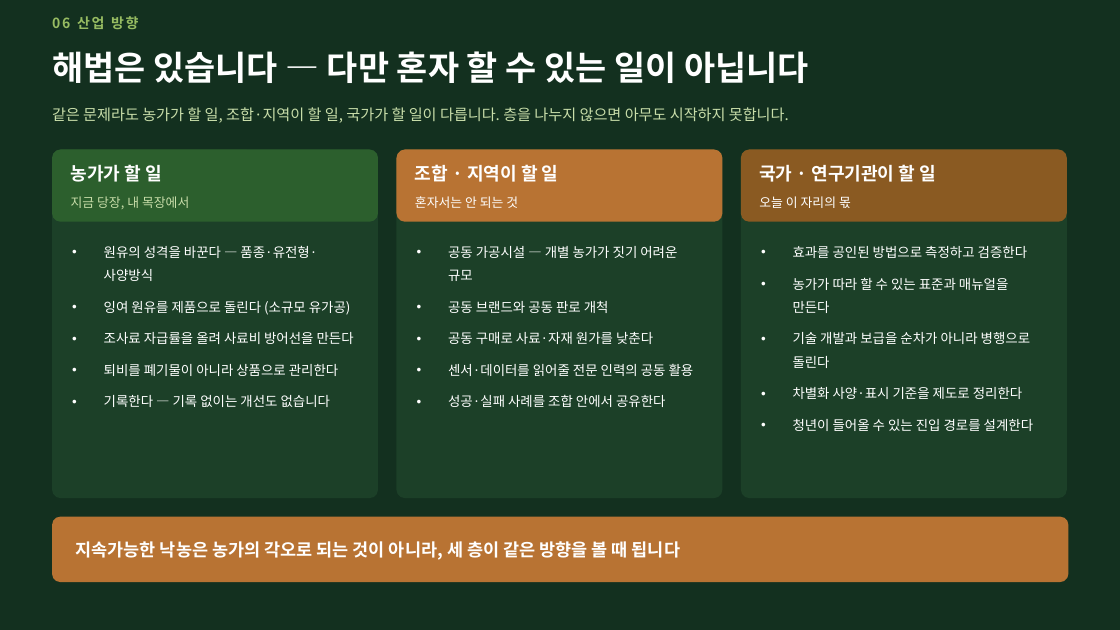
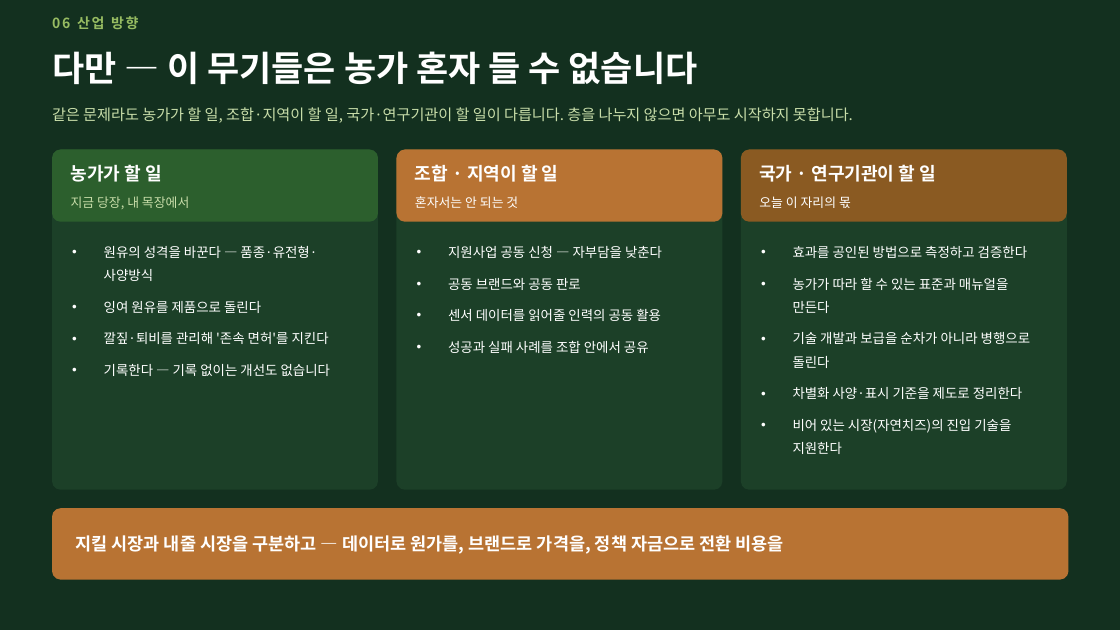
Before and after one commit to hhj3150/Dr-Ha--agent, a slide deck: slide 46 of deliverables/2026-08-10-nias-seminar/저지종_유가공목장_운영_현장사례.pptx (slide 44 before the commit). Drawn at 1120x630 pixels with LibreOffice and Linux fonts; fonts in the diff are those of the drawing. Boxes give left, top, right and bottom in pixels: in the first picture for what was removed or moved away, otherwise in the second. Text is boxed around its words. In the diff, an @@ line names an element or a change of style, - is before the commit and + after.

```diff
--- a/deliverables/2026-08-10-nias-seminar/저지종_유가공목장_운영_현장사례.pptx
+++ b/deliverables/2026-08-10-nias-seminar/저지종_유가공목장_운영_현장사례.pptx
@@ text at [52, 51, 698, 84]: text changed; size 29 to 30 pt @@
-해법은 있습니다 — 다만 혼자 할 수 있는 일이 아닙니다
+다만 — 이 무기들은 농가 혼자 들 수 없습니다
@@ text at [52, 107, 853, 123]: text changed @@
-같은 문제라도 농가가 할 일, 조합·지역이 할 일, 국가가 할 일이 다릅니다. 층을 나누지 않으면 아무도 시작하지 못합니다.
+같은 문제라도 농가가 할 일, 조합·지역이 할 일, 국가·연구기관이 할 일이 다릅니다. 층을 나누지 않으면 아무도 시작하지 못합니다.
@@ rounded rectangle: place and size @@
-rounded rectangle at [52, 150, 378, 498]
+rounded rectangle at [52, 150, 378, 490]
@@ rounded rectangle: place and size @@
-rounded rectangle at [397, 150, 723, 498]
+rounded rectangle at [397, 150, 723, 490]
@@ rounded rectangle: place and size @@
-rounded rectangle at [741, 150, 1067, 498]
+rounded rectangle at [741, 150, 1067, 490]
@@ text at [448, 246, 662, 353]: text changed @@
-• 공동 가공시설 — 개별 농가가 짓기 어려운 규모
-• 공동 브랜드와 공동 판로 개척
-• 공동 구매로 사료·자재 원가를 낮춘다
-• 센서·데이터를 읽어줄 전문 인력의 공동 활용
-• 성공·실패 사례를 조합 안에서 공유한다
+• 지원사업 공동 신청 — 자부담을 낮춘다
+• 공동 브랜드와 공동 판로
+• 센서 데이터를 읽어줄 인력의 공동 활용
+• 성공과 실패 사례를 조합 안에서 공유
@@ text at [104, 301, 329, 344]: text changed @@
-• 잉여 원유를 제품으로 돌린다 (소규모 유가공)
-• 조사료 자급률을 올려 사료비 방어선을 만든다
-• 퇴비를 폐기물이 아니라 상품으로 관리한다
+• 잉여 원유를 제품으로 돌린다
+• 깔짚·퇴비를 관리해 '존속 면허'를 지킨다
@@ text at [793, 419, 1011, 454]: text changed @@
-• 청년이 들어올 수 있는 진입 경로를 설계한다
+• 비어 있는 시장(자연치즈)의 진입 기술을 지원한다
@@ rounded rectangle: place and size @@
-rounded rectangle at [52, 517, 1069, 582]
+rounded rectangle at [52, 508, 1069, 580]
@@ rounded rectangle at [52, 508, 1069, 580]: proportions changed @@
@@ text at [76, 535, 784, 554]: text changed @@
-지속가능한 낙농은 농가의 각오로 되는 것이 아니라, 세 층이 같은 방향을 볼 때 됩니다
+지킬 시장과 내줄 시장을 구분하고 — 데이터로 원가를, 브랜드로 가격을, 정책 자금으로 전환 비용을
```
Also in this commit, not shown: 3 other slides changed, 4 slides added, 2 slides removed, 5 other files.
